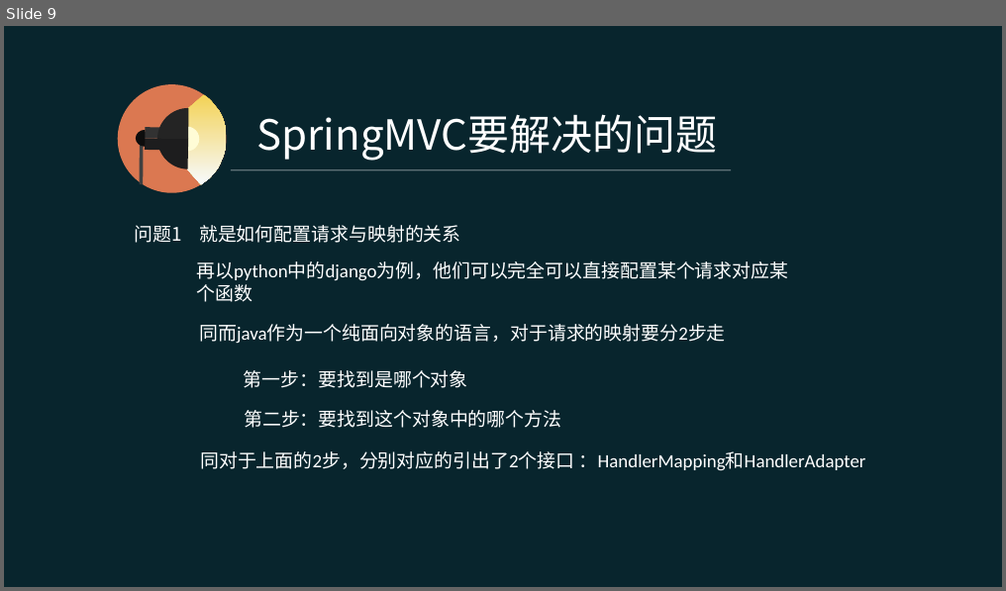
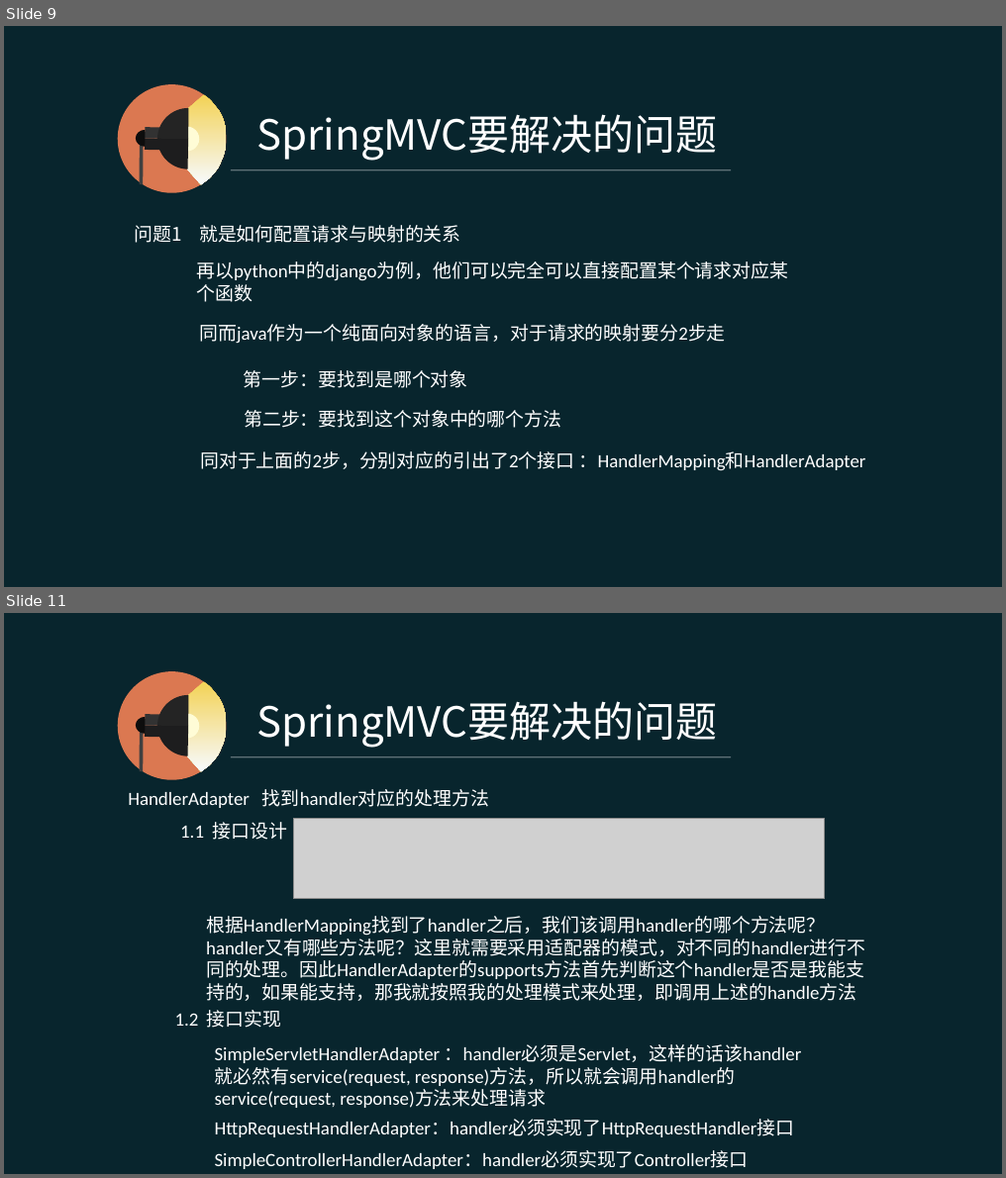
Before and after one commit to pingpangkuangmo/blog, a slide deck: 2015-4/SpringMVC的设计分享.ppt. Shown one above the other, each under a label of ours: slide 9 before the commit, slides 9 and 11 after it; the slides between them are not shown. The pictures are 1006x591 and 1006x1178 pixels, drawn with LibreOffice and Linux fonts; fonts in the diff are those of the drawing; grey boxes stand for pictures. Boxes give left, top, right and bottom in pixels: in the first picture for what was removed or moved away, otherwise in the second. Text is boxed around its words. In the diff, an @@ line names an element or a change of style, - is before the commit and + after.

Commit message:
SpringMVC ppt进行中

```diff
--- a/2015-4/SpringMVC的设计分享.ppt
+++ b/2015-4/SpringMVC的设计分享.ppt
@@ slide 11 added at box(4, 613, 1002, 1174), background #08252D @@
@@ text added at box(257, 701, 717, 748), 40 pt, text #FFFFFF @@
+SpringMVC要解决的问题
@@ group added at box(117, 670, 227, 780): 5 freeform shapes, 2 rectangles, 1 ellipse, 1 line @@
@@ line added from (231, 758) to (731, 758), #FFFFFF 0.51 pt @@
@@ text added at box(128, 789, 489, 808), 18 pt, text #FFFFFF @@
+HandlerAdapter 找到handler对应的处理方法
@@ picture added at box(293, 819, 824, 899) @@
@@ text added at box(180, 822, 288, 840), 18 pt, text #FFFFFF @@
+1.1 接口设计
@@ text added at box(206, 916, 865, 1001), 18 pt, text #FFFFFF @@
+根据HandlerMapping找到了handler之后，我们该调用handler的哪个方法呢？handler又有哪些方法呢？这里就需要采用适配器的模式，对不同的handler进行不同的处理。因此HandlerAdapter的supports方法首先判断这个handler是否是我能支持的，如果能支持，那我就按照我的处理模式来处理，即调用上述的handle方法
@@ text added at box(175, 1010, 282, 1028), 18 pt, text #FFFFFF @@
+1.2 接口实现
@@ text added at box(215, 1045, 802, 1108), 18 pt, text #FFFFFF @@
+SimpleServletHandlerAdapter ：handler必须是Servlet，这样的话该handler就必然有service(request, response)方法，所以就会调用handler的service(request, response)方法来处理请求
@@ text added at box(215, 1120, 795, 1138), 18 pt, text #FFFFFF @@
+HttpRequestHandlerAdapter：handler必须实现了HttpRequestHandler接口
@@ text added at box(215, 1151, 748, 1169), 18 pt, text #FFFFFF @@
+SimpleControllerHandlerAdapter：handler必须实现了Controller接口
```
Also in this commit, not shown: 2 slides changed.
